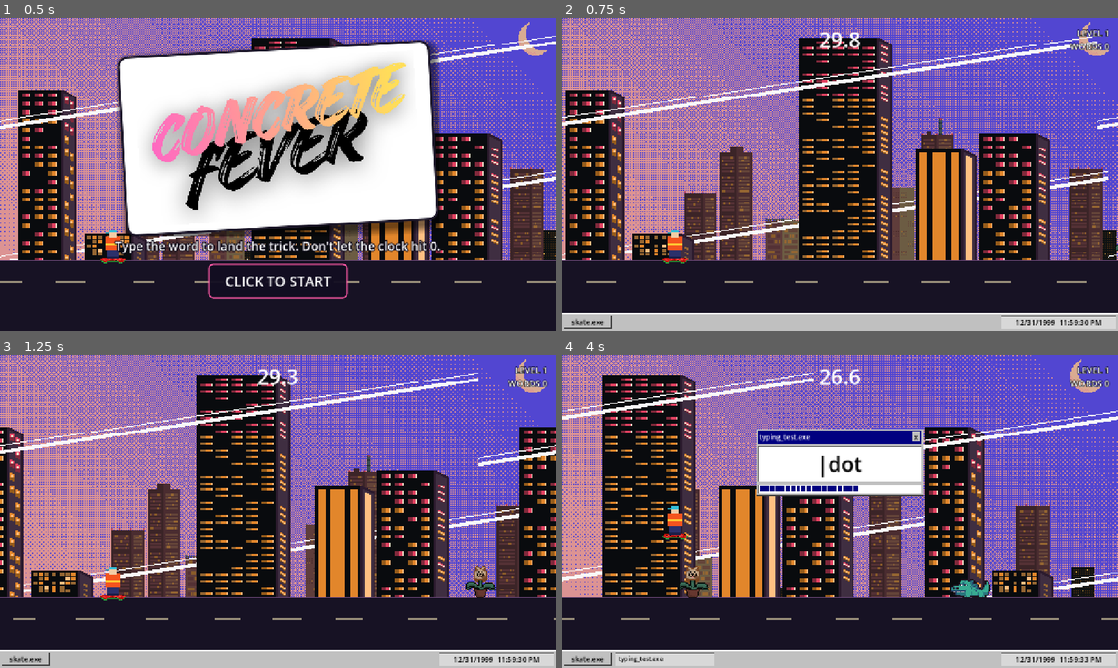
Above: before the commit, frames 1-4 (two rows, left to right).
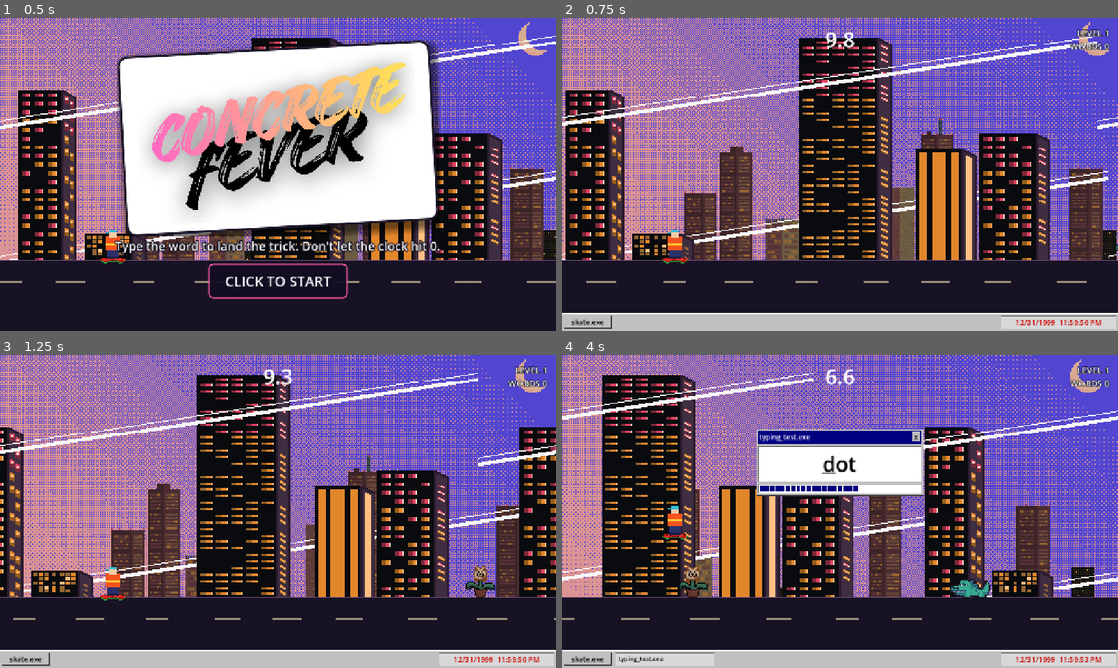
Above: after the commit, the same moments.

Repository: Sleepyad/HackTheFuture
Game: Godot game, scene res://scenes/main.tscn
Same seed, same stepped clock (60 frames per second), same inputs: the game is played once before the commit and once after it.
Inputs:
- Up to frame 1 (0.5 s): no input
- Up to frame 2 (0.75 s): click "CLICK TO START" at 0.5 s
- Up to frame 3 (1.25 s): no input
- Up to frame 4 (4 s): tap Enter at 1.25 s

Frame 1 is identical in both runs. In frame 2, 0.4% of the frame differs, in the area x 46-97%, y 4-99%; in frame 3, 0.4%; in frame 4, 0.7%.

Commit message:
Start clock at 10s, fix word popup letter spacing
- game.gd: START_TIME 30 -> 10
- word_popup.gd: the blinking cursor was an invisible "|" glyph between the typed
  and remaining letters, which split the word and made the fonts look different.
  The cursor is now an underline on the next letter, so the word is one run.

Co-Authored-By: Claude Sonnet 5.5 <noreply@anthropic.com>
Claude-Session: https://claude.ai/code/session_012B94vVf9d5PuSaHHgm2VeC

Diff:
--- a/HackAThon/scripts/game.gd
+++ b/HackAThon/scripts/game.gd
@@ -3,7 +3,7 @@
 # Godot 4.x. Handles: countdown, difficulty ramp, trick typing, penalties, bonuses, glitch rolls.
 
 # ---------- TUNING (change these, not the logic) ----------
-const START_TIME := 30.0            # seconds on the clock at the start
+const START_TIME := 10.0            # seconds on the clock at the start
 const MAX_TIME := 60.0              # clock can never exceed this
 const SLOWMO_SCALE := 0.3           # world speed during a trick (option B). 1.0 = normal
 const RAMP_SECONDS := 90.0          # how long until difficulty hits max (1.0): speed, air time, glitches
--- a/HackAThon/scripts/word_popup.gd
+++ b/HackAThon/scripts/word_popup.gd
@@ -218,10 +218,14 @@
 		return
 	var done := _word.substr(0, _index)
 	var rest := _scrambled_rest if _scrambled_rest != "" else _word.substr(_index)
-	# The cursor is always drawn (just transparent when "off") so the text never jumps.
-	var cursor := "#000000" if _cursor_on else "#00000000"
+	# Blinking cursor = underline on the next letter to type. It is not an extra glyph, so the
+	# typed letters and the remaining ones stay in one continuous run of the same font.
+	var next := rest.substr(0, 1)
+	var tail := rest.substr(1)
+	if _cursor_on and next != "":
+		next = "[u]%s[/u]" % next
 	# Correctly typed letters are highlighted (white on navy).
-	_label.text = "[center][bgcolor=#000080][color=#ffffff]%s[/color][/bgcolor][color=%s]|[/color]%s[/center]" % [done, cursor, rest]
+	_label.text = "[center][bgcolor=#000080][color=#ffffff]%s[/color][/bgcolor]%s%s[/center]" % [done, next, tail]
 
 
 func _flash_wrong() -> void:
